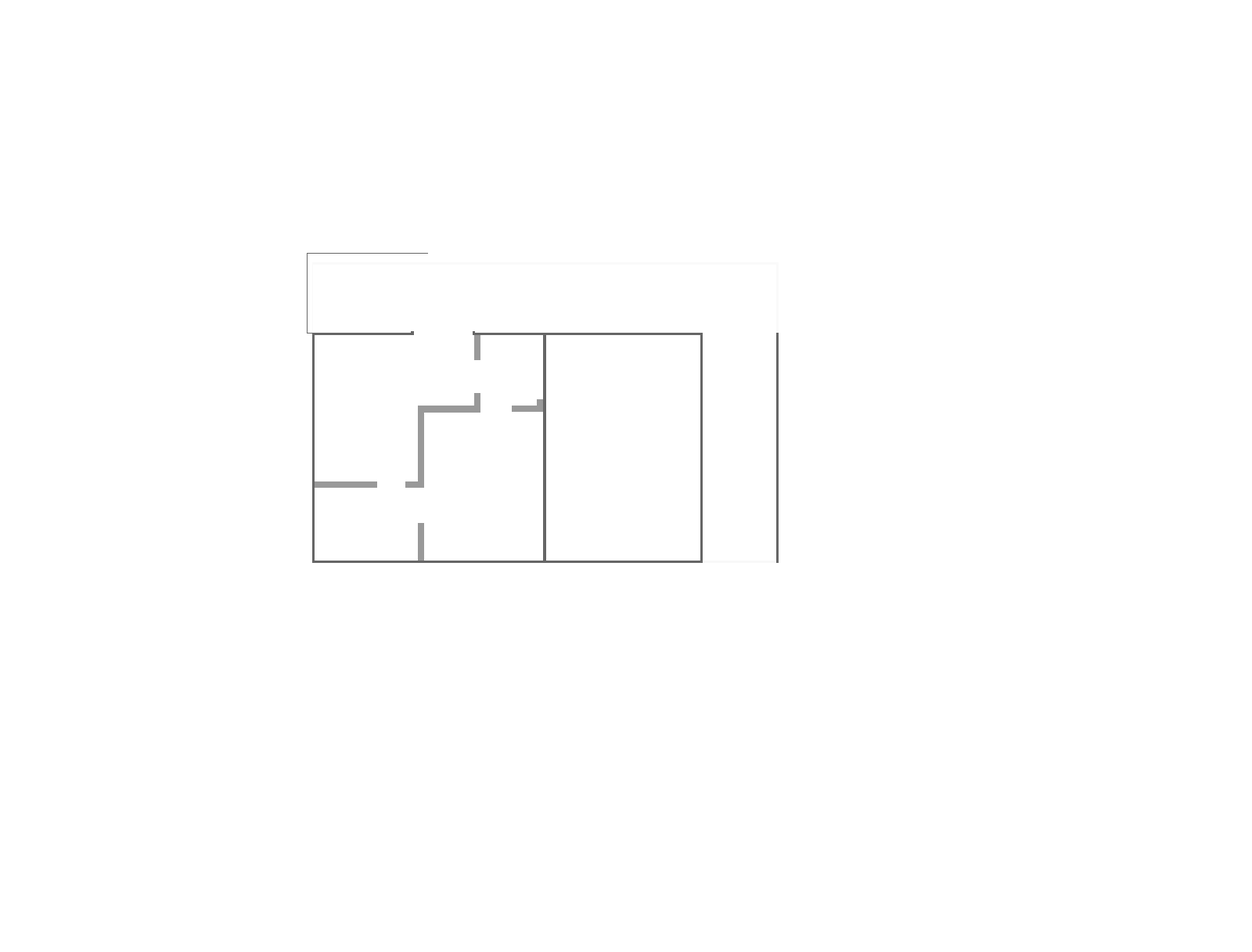
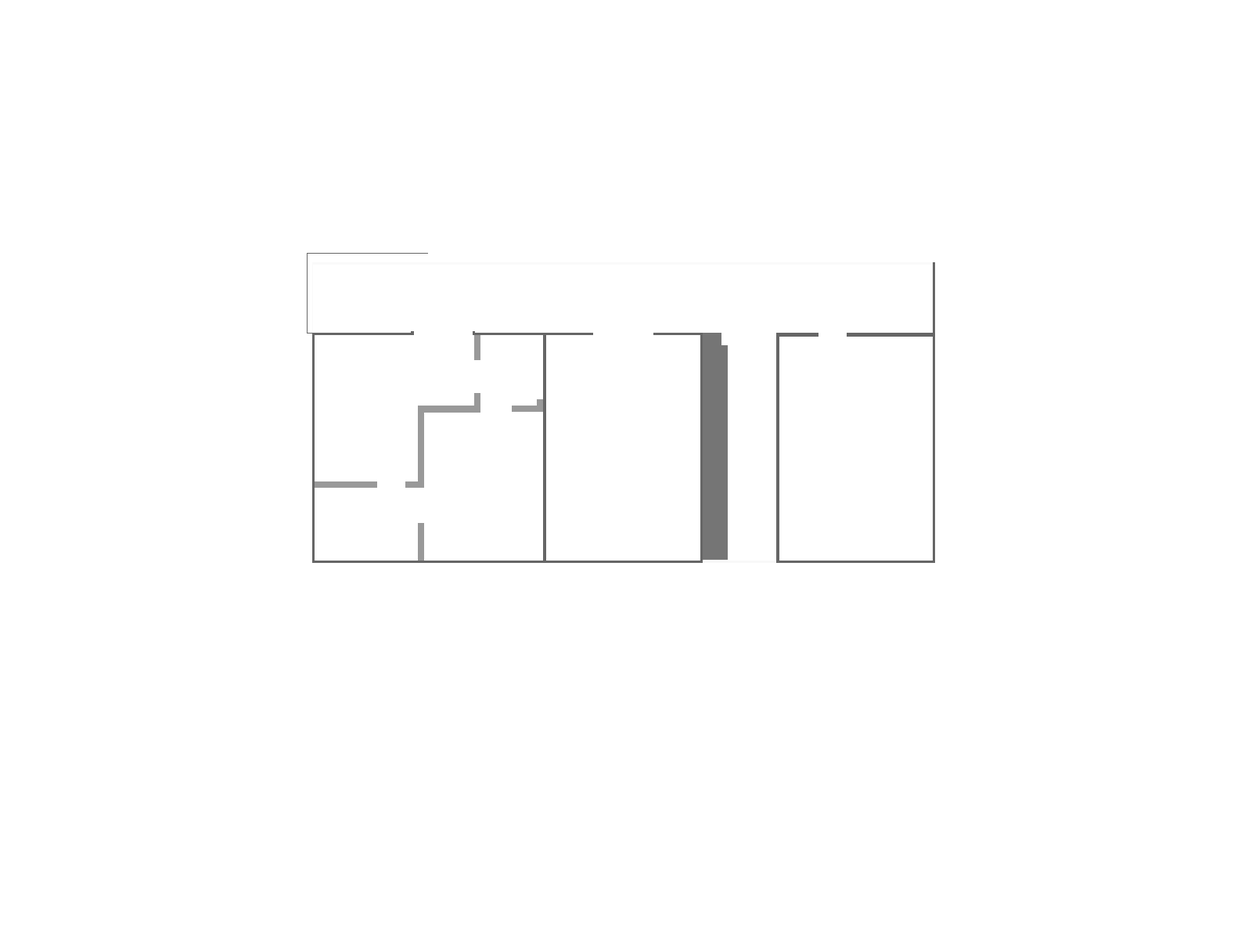
Layered file, before and after one edit (1252 × 952). Changes by layer:
added layer "leolab" above "boxes" over left=776, top=262, right=936, bottom=563
renamed "heightmap.pgm" to "boxes", opacity 100% → 90%, moved it above "Extension", painted on it over left=593, top=262, right=936, bottom=563
painted on "Extension" over left=593, top=264, right=779, bottom=335
added layer "heightmap.pgm" over left=593, top=262, right=936, bottom=563
